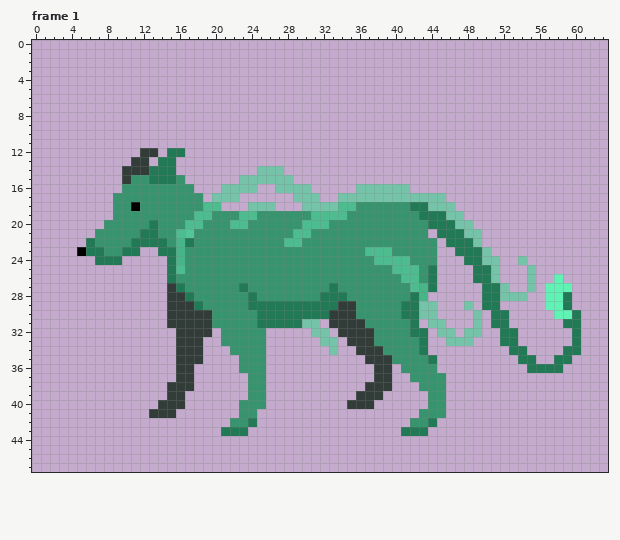
Pixel-art file, stored at 03_Implementacao/TestMobile/Assets/Resources/sprites/enemies/wolf/Wolf.aseprite. Above, as it was before the edit.
64x48 pixels, 1 frame. Shown: frame 1. The commit also changed other frames, which this record leaves out.
Once edited:
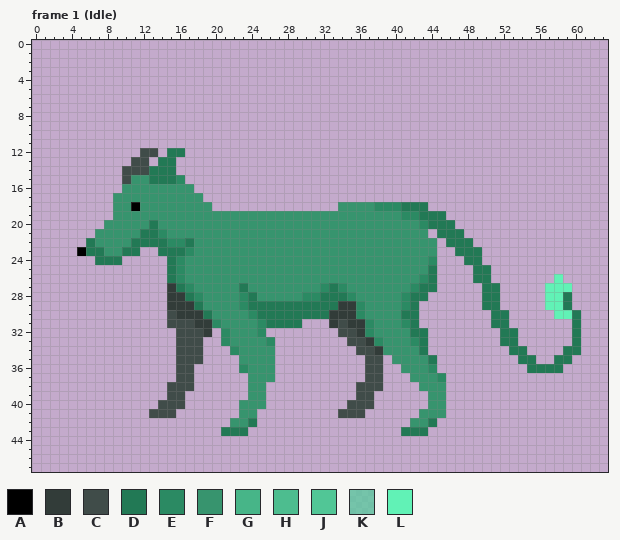
Palette (. is transparent): A #000000  B #323c39  C #404c49  D #227955  E #2b8a63  F #37946e  G #47b588  H #4dbd8f  J #51c696  K #56ce9db6  L #61f2b6
From old to new:
--- frame 1 (Idle), layer "Body"
@@ x 0..63 @@
 11 ................................................................
-12 ............BB.DD...............................................
-13 ...........BB.DD................................................
-14 ..........BBBDDD.........KKK....................................
-15 ..........BFFDDDF......KKKKKK...................................
-16 ..........FFFFFFFF...KKKK..KKKK.....KKKKKK......................
-17 .........FFFFFFFFFF.KKK......KKK..KKKKKKKKKKKK..................
-18 .........FFAFFFFFFFHH...KKK...KKKKHHFFFFFFDDKKK.................
-19 .........FFFFFFFFFHHFFFHHFFFFFFHHHHFFFFFFFFDDDKK................
-20 ........FFFFFDFFFHHFFFHHFFFFFFHHHFFFFFFFFFFFDDDKK...............
-21 .......FFFFFDDFFHJFFFFFFFFFFFHHFFFFFFFFFFFFF.DDDKK..............
-22 ......DFFFFDDDDFGDFFFFFFFFFFHHFFFFFFFFFFFFFFF.DDDK..............
-23 .....ADDFFDD..DDGFFFFFFFFFFFFFFFFFFFFHHHFFFFF..DDDK.............
-24 .......DDD.....DGFFFFFFFFFFFFFFFFFFFFFHHHHFFF...DDKK..K.........
-25 ...............DHFFFFFFFFFFFFFFFFFFFFFFFHHHFD....DDK...K........
-26 ...............DFFFFFFFFFFFFFFFFFFFFFFFFFHHFD....DDK...K..L.....
-27 ...............BDFFFFFFDFFFFFFFFFDFFFFFFFFHGD.....DDK..K.LLL....
-28 ...............BBDFFFFFFDFFFFFFFDDDFFFFFFFDG......DDKKK..LLD....
-29 ...............BBBDFFFFFDDDDDDDDDDBBFFFFFDDKK...K.DD.....LLD....
-30 ...............BBBBBFFFFFDDDDDDDDBBBFFFFFDDKK....K.DD.....LLD...
-31 ...............BBBBBFFFFFDDDDDKK.BBBBFFFFFD.KK...K.DD......DD...
-32 ................BBBB.FFFFF.....KK.BBBBFFFFDD.KK.KK..DD......D...
-33 ................BBB..FFFFF......KK.BBBFFFFFD..KKK...DD......D...
-34 ................BBB...FFFF.......K..BBBFFFFD.........DD....DD...
-35 ................BBB....FFF...........BBBFFFFD.........DD..DD....
-36 ................BB.....FFF............BB.FFFF..........DDDD.....
-37 ................BB......FF............BB..FFFF..................
-38 ...............BBB......FF...........BBB...FFF..................
-39 ...............BB.......FF..........BBB.....FF..................
-40 ..............BBB......FFF.........BBB......FF..................
-41 .............BBB.......FF..................FFF..................
+12 ............CC.DD...............................................
+13 ...........CC.DD................................................
+14 ..........CCCDDD................................................
+15 ..........CFFDDDE...............................................
+16 ..........FFFFFFFF..............................................
+17 .........FFFFFFFFFF.............................................
+18 .........FFAFFFFFFFF..............FFFFEEEDDD....................
+19 .........FFFFFFFFFFFFFFFFFFFFFFFFFFFFFFFFEEDDD..................
+20 ........FFFFFDFFFFFFFFFFFFFFFFFFFFFFFFFFFFFEDDD.................
+21 .......FFFFFDDEFFFFFFFFFFFFFFFFFFFFFFFFFFFFF.DDD................
+22 ......DFFFFDDDDEEDFFFFFFFFFFFFFFFFFFFFFFFFFFF.DDD...............
+23 .....ADDFFDD..DDDEFFFFFFFFFFFFFFFFFFFFFFFFFFF..DDD..............
+24 .......DDD.....DEFFFFFFFFFFFFFFFFFFFFFFFFFFFE...DD..............
+25 ...............DEFFFFFFFFFFFFFFFFFFFFFFFFFFFD....DD.............
+26 ...............DEFFFFFFFFFFFFFFFFFFFFFFFFFFED....DD.......L.....
+27 ...............BDEFFFFFDFFFFFFFFEDEFFFFFFFEDD.....DD.....LLL....
+28 ...............BBDEFFFFEDFFFFFEEDDDEFFFFFEDD......DD.....LLD....
+29 ...............BBBDFFFFEDDDDDDDDDDBBEFFFFED.......DD.....LLD....
+30 ...............CBBBDFFFFEDDDDDDDDBBBEFFFFDD........DD.....LLD...
+31 ...............CCCBBEFFFFEDDDD...BCBBEFFFED........DD.......D...
+32 ................CCCB.EFFFE........CCBEFFFFDD........DD......D...
+33 ................CCC..EFFFFE........CCBEFFFED........DD......D...
+34 ................CCC...EFFFF.........CCBFFFFD.........DD....DD...
+35 ................CCC....FFFF..........CC.FFFFD.........DD..DD....
+36 ................CC.....EFFF..........CC..FFFE..........DDDD.....
+37 ................CC......FFF..........CC...FFFE..................
+38 ...............CCC......FF..........CCC....FFF..................
+39 ...............CC.......FF..........CC......FF..................
+40 ..............CCC......FFF.........CCC......FF..................
+41 .............CCC.......FF.........CCC......FFF..................
 42 ......................FFD.................FFD...................
